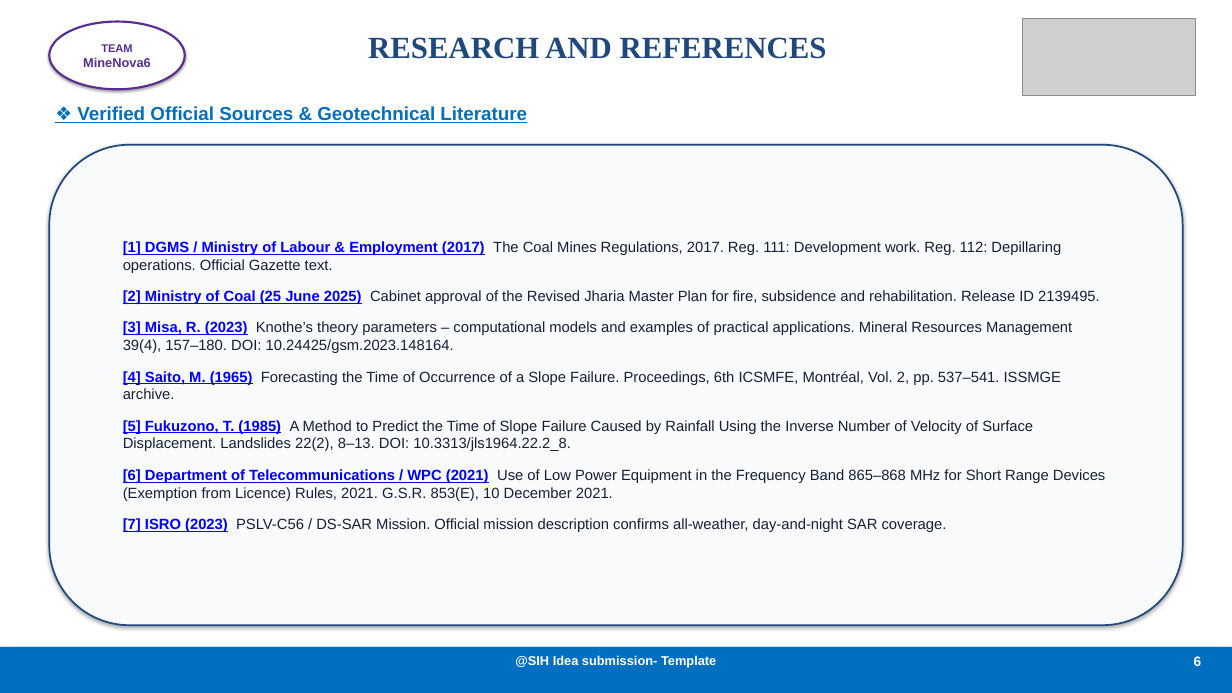
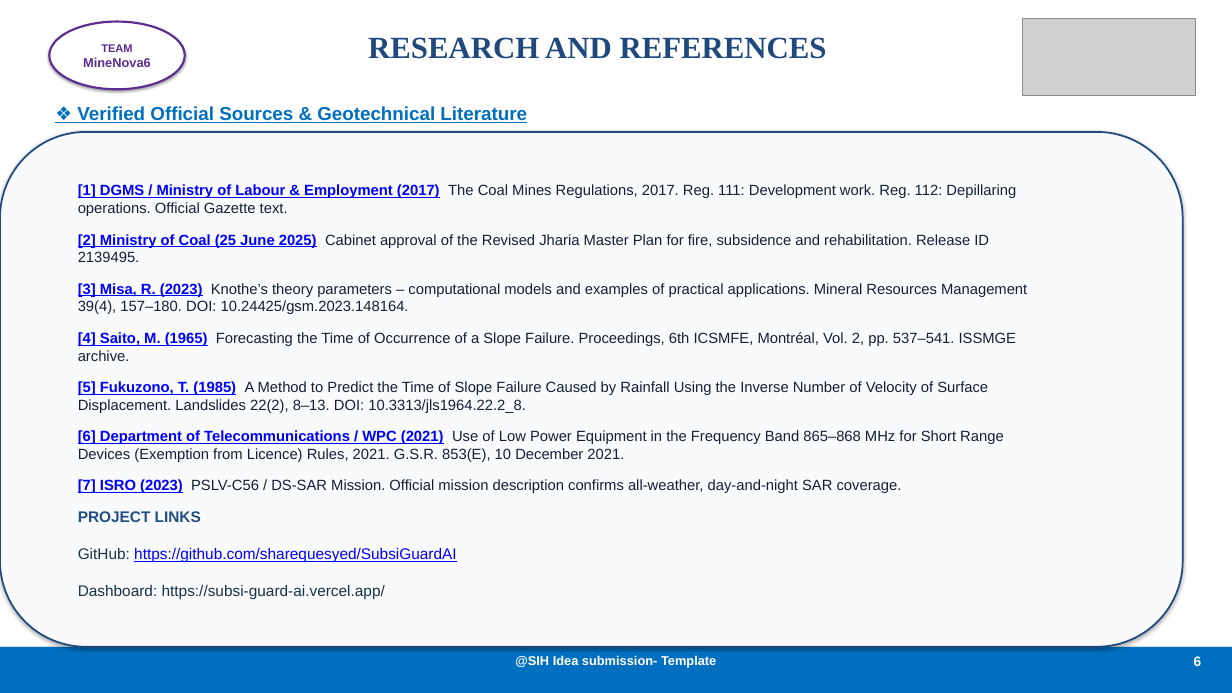
Before and after one commit to sharequesyed/SubsiGuardAI, a slide deck: slide 6 of SubsiGuard_SIH2026_Corrected.pptx. Drawn at 1232x693 pixels with LibreOffice and Linux fonts; fonts in the diff are those of the drawing; grey boxes stand for pictures. Boxes give left, top, right and bottom in pixels: in the first picture for what was removed or moved away, otherwise in the second. Text is boxed around its words. In the diff, an @@ line names an element or a change of style, - is before the commit and + after.

```diff
--- a/SubsiGuard_SIH2026_Corrected.pptx
+++ b/SubsiGuard_SIH2026_Corrected.pptx
@@ rounded rectangle added at (x1=0, y1=132, x2=1183, y2=647), fill #F8FAFC, outline #1F497D 2 pt @@
@@ text "[1] DGMS / Ministry of ..." moved from (x1=49, y1=145, x2=1183, y2=625) to (x1=78, y1=184, x2=1027, y2=599) @@
@@ text "[1] DGMS / Ministry of ..." at (x1=78, y1=184, x2=1027, y2=599): vertical alignment middle to top; fill #F8FAFC to none; outline #1F497D 2 pt to none; shadow off @@
@@ text at (x1=78, y1=511, x2=456, y2=599): paragraphs added @@
+PROJECT LINKS
+GitHub: https://github.com/sharequesyed/SubsiGuardAI
+Dashboard: https://subsi-guard-ai.vercel.app/
```
Also in this commit, not shown: 1 other slide changed, 7 other files.
